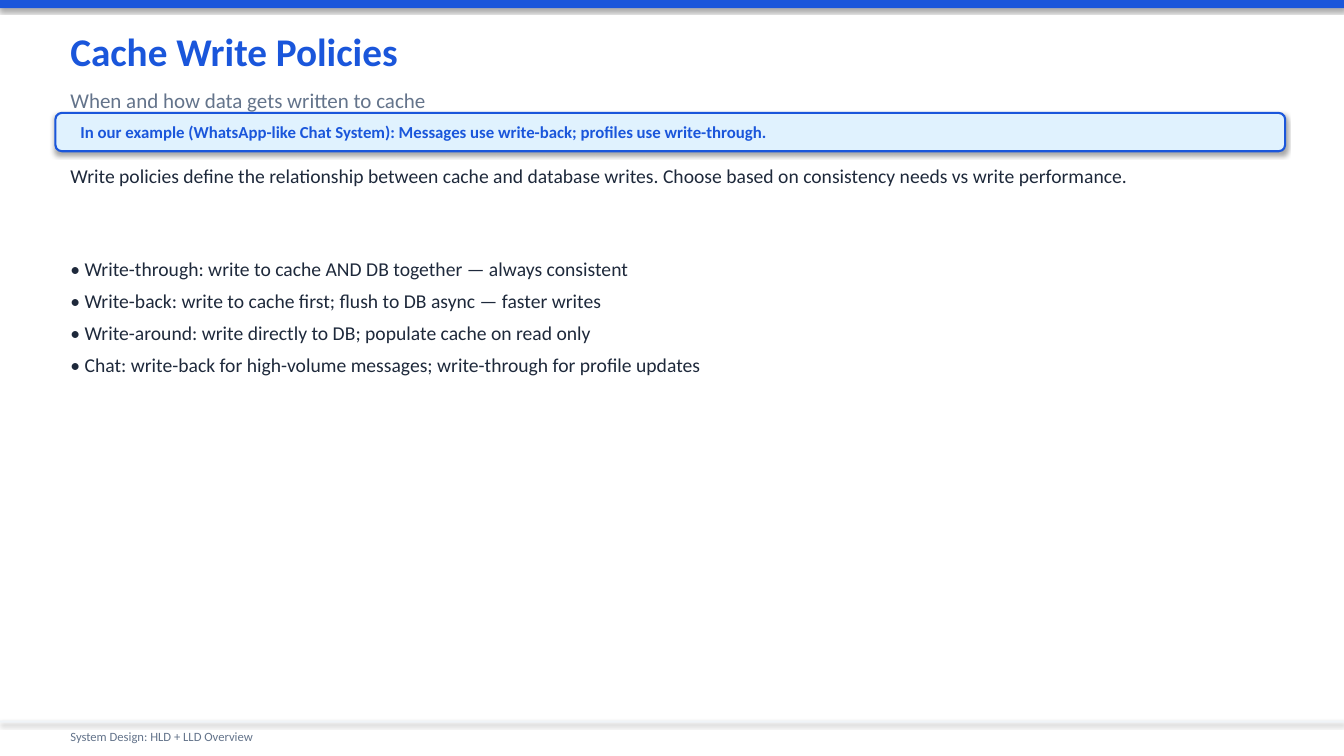
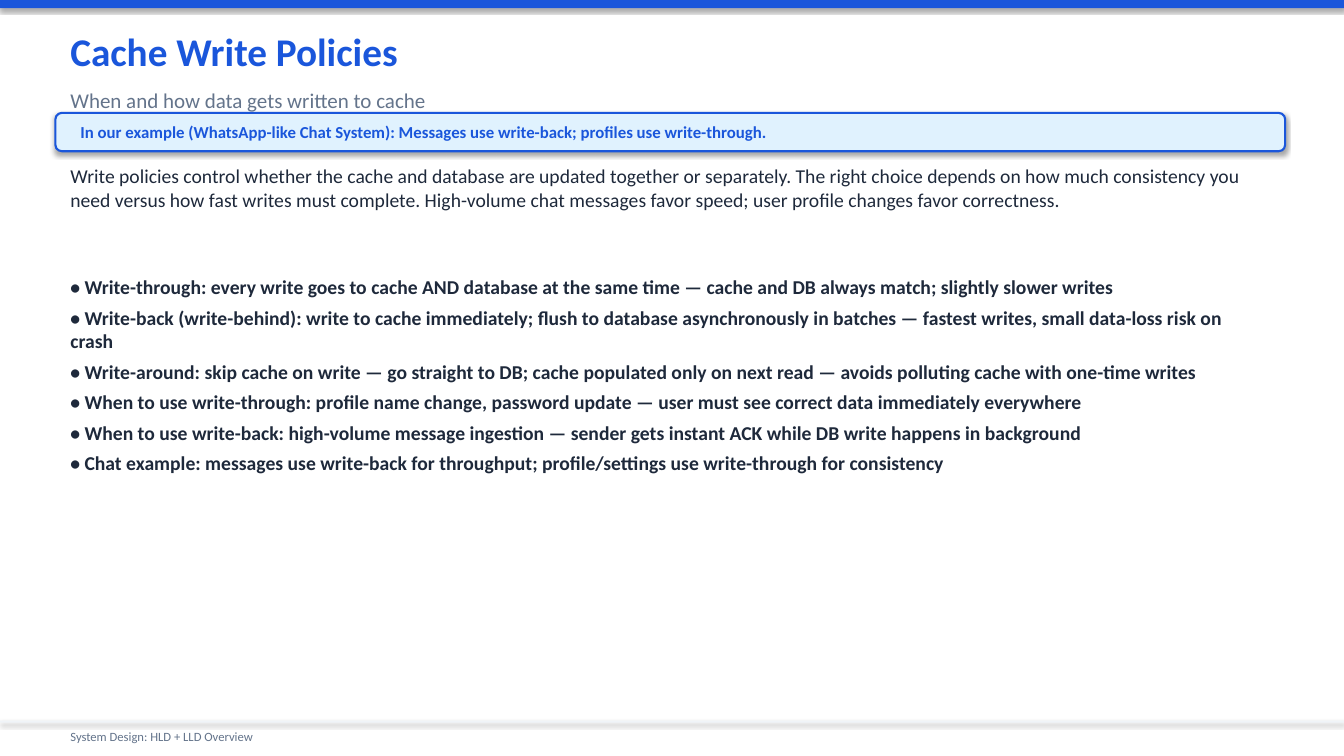
Before and after one commit to sniper1611/mainwebsite, a slide deck: slide 23 of System_Design_Presentation.pptx (slide 21 before the commit). Drawn at 1344x756 pixels with LibreOffice and Linux fonts; fonts in the diff are those of the drawing. Boxes give left, top, right and bottom in pixels: in the first picture for what was removed or moved away, otherwise in the second. Text is boxed around its words. In the diff, an @@ line names an element or a change of style, - is before the commit and + after.

```diff
--- a/System_Design_Presentation.pptx
+++ b/System_Design_Presentation.pptx
@@ text at <box>70,169,1239,211</box>: text changed @@
-Write policies define the relationship between cache and database writes. Choose based on consistency needs vs write performance.
+Write policies control whether the cache and database are updated together or separately. The right choice depends on how much consistency you need versus how fast writes must complete. High-volume chat messages favor speed; user profile changes favor correctness.
@@ text at <box>70,280,1221,474</box>: text changed; bold on @@
-• Write-through: write to cache AND DB together — always consistent
-• Write-back: write to cache first; flush to DB async — faster writes
-• Write-around: write directly to DB; populate cache on read only
-• Chat: write-back for high-volume messages; write-through for profile updates
+• Write-through: every write goes to cache AND database at the same time — cache and DB always match; slightly slower writes
+• Write-back (write-behind): write to cache immediately; flush to database asynchronously in batches — fastest writes, small data-loss risk on crash
+• Write-around: skip cache on write — go straight to DB; cache populated only on next read — avoids polluting cache with one-time writes
+• When to use write-through: profile name change, password update — user must see correct data immediately everywhere
+• When to use write-back: high-volume message ingestion — sender gets instant ACK while DB write happens in background
+• Chat example: messages use write-back for throughput; profile/settings use write-through for consistency
```
Also in this commit, not shown: 53 other slides changed, 5 slides added, 2 slides removed.
